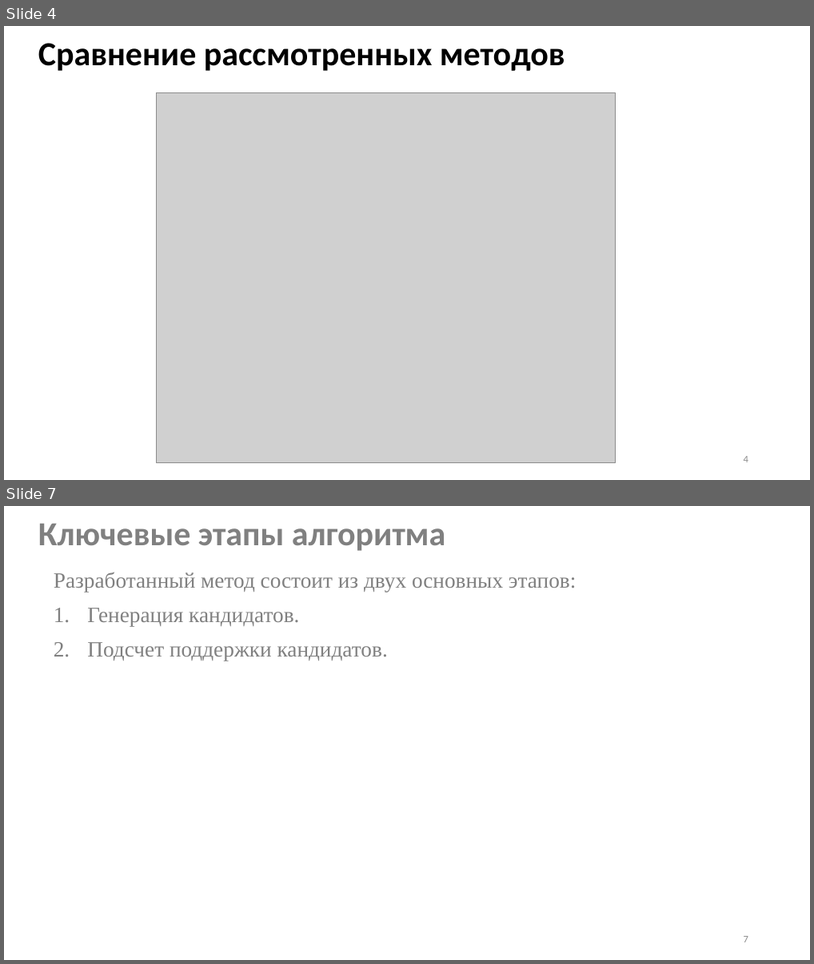
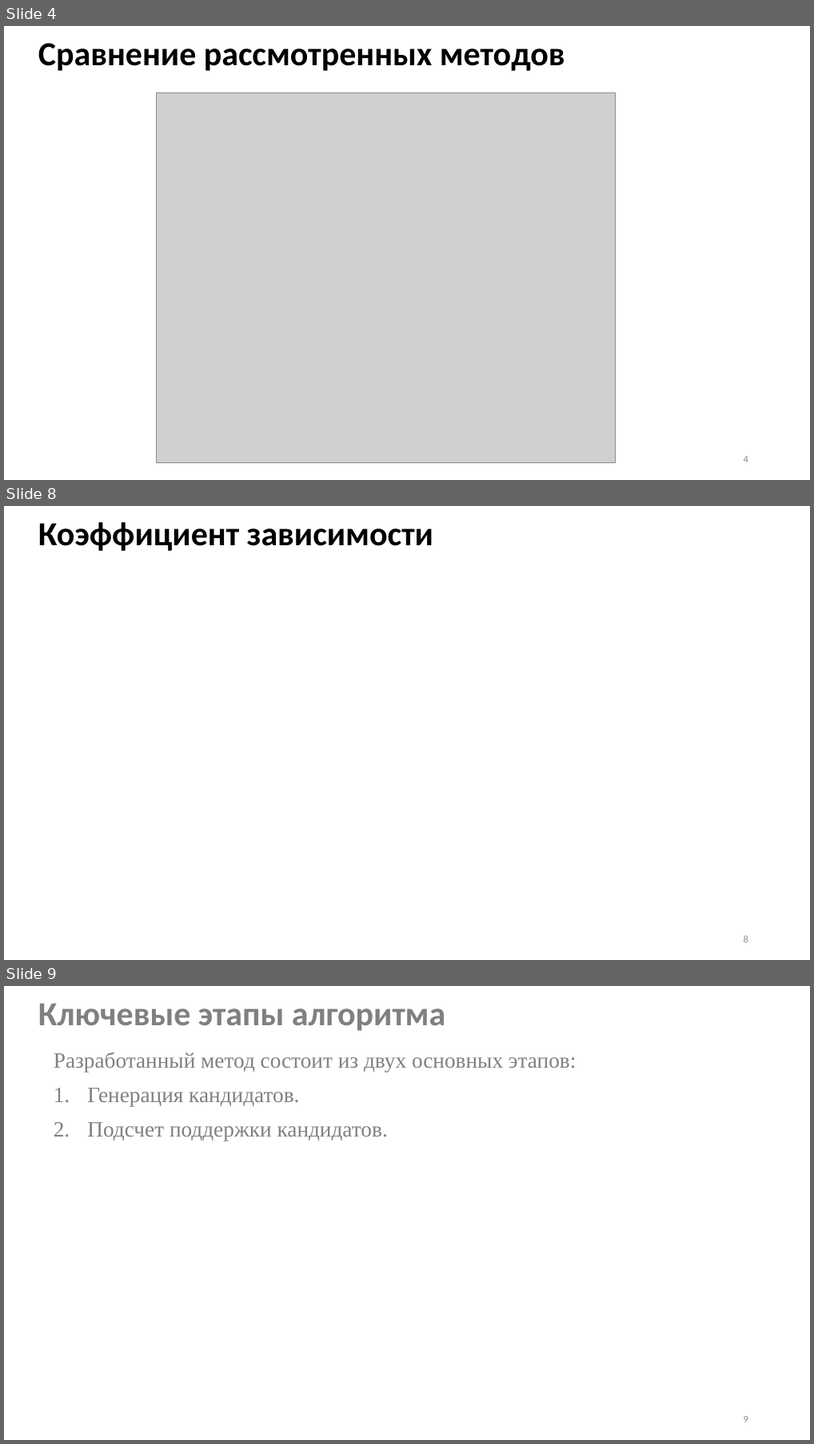
Before and after one commit to Inlucker/8semestr, a slide deck: ВКР/Презентация/ПронинАС_ВКР_презентация.pptx. Shown one above the other, each under a label of ours: slides 4 and 7 before the commit, slides 4, 8 and 9 after it; the slides between them are not shown. The pictures are 814x964 and 814x1444 pixels, drawn with LibreOffice and Linux fonts; fonts in the diff are those of the drawing; grey boxes stand for pictures. Boxes give left, top, right and bottom in pixels: in the first picture for what was removed or moved away, otherwise in the second. Text is boxed around its words. In the diff, an @@ line names an element or a change of style, - is before the commit and + after.

```diff
--- a/ВКР/Презентация/ПронинАС_ВКР_презентация.pptx
+++ b/ВКР/Презентация/ПронинАС_ВКР_презентация.pptx
@@ slide 8 added at box(4, 506, 810, 960), background #FFFFFF @@
@@ title added at box(38, 522, 434, 551), 40 pt, text #000000, bold @@
+Коэффициент зависимости
@@ page number added at box(744, 935, 749, 942), 12 pt, text #8C8C8C @@
+8
@@ what was slide 7 is now slide 9 @@
@@ page number at box(744, 1416, 749, 1422): text changed @@
-7
+9
```
Also in this commit, not shown: 4 slides changed, 1 other slide added, 3 other files.
